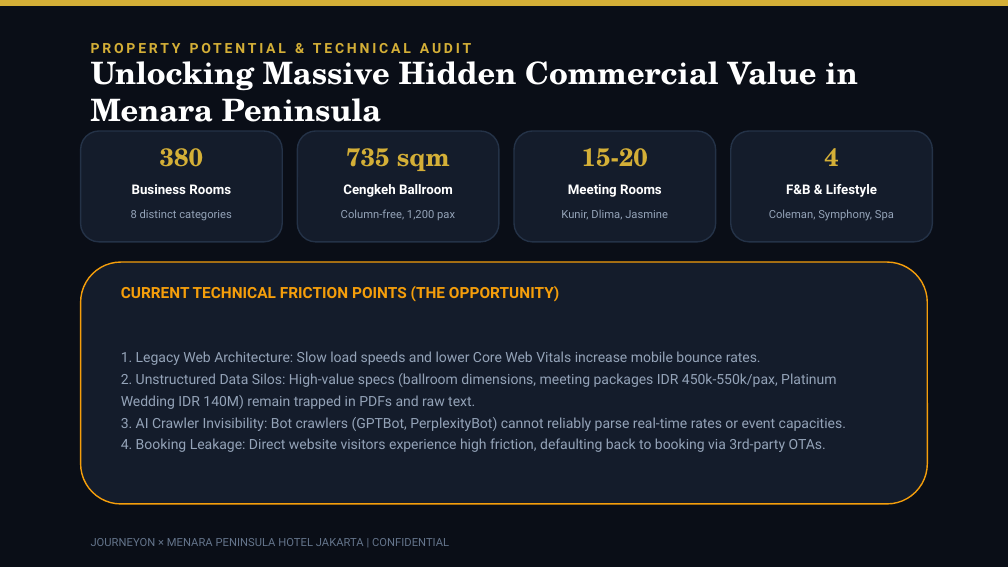
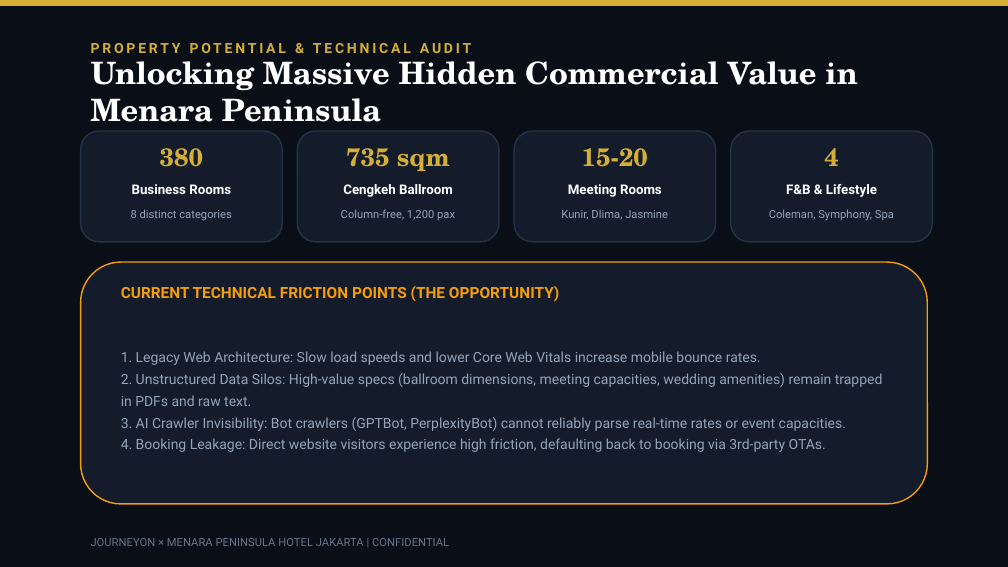
Before and after one commit to arbuuuud/menarapeninsula, a slide deck: slide 3 of PITCH_DECK_MENARA_PENINSULA_AISO.pptx. Drawn at 1008x567 pixels with LibreOffice and Linux fonts; fonts in the diff are those of the drawing. Boxes give left, top, right and bottom in pixels: in the first picture for what was removed or moved away, otherwise in the second. Text is boxed around its words. In the diff, an @@ line names an element or a change of style, - is before the commit and + after.

Commit message:
refactor(presentation): regenerate 16:9 PPTX without pricing numbers and align with value creation logic

```diff
--- a/PITCH_DECK_MENARA_PENINSULA_AISO.pptx
+++ b/PITCH_DECK_MENARA_PENINSULA_AISO.pptx
@@ text at bbox=[121, 373, 883, 406]: text changed @@
-2. Unstructured Data Silos: High-value specs (ballroom dimensions, meeting packages IDR 450k-550k/pax, Platinum Wedding IDR 140M) remain trapped in PDFs and raw text.
+2. Unstructured Data Silos: High-value specs (ballroom dimensions, meeting capacities, wedding amenities) remain trapped in PDFs and raw text.
```
Also in this commit, not shown: 5 other slides changed, 1 other file.
